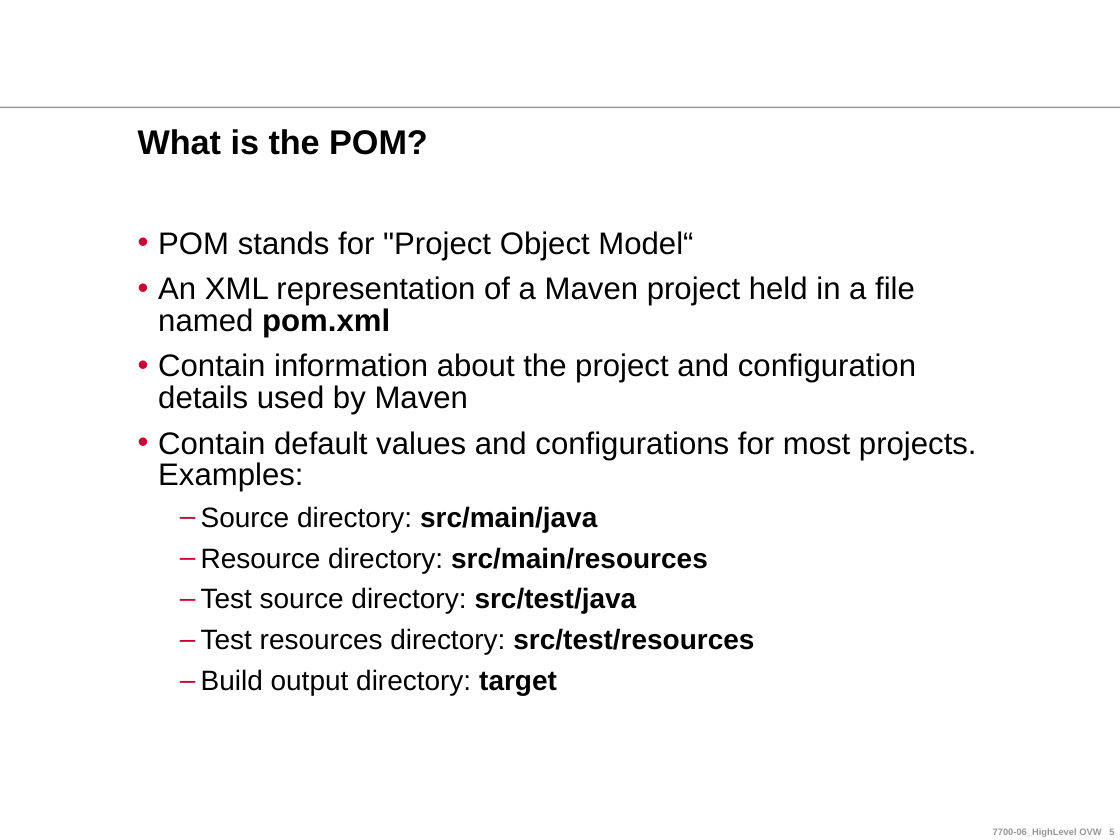
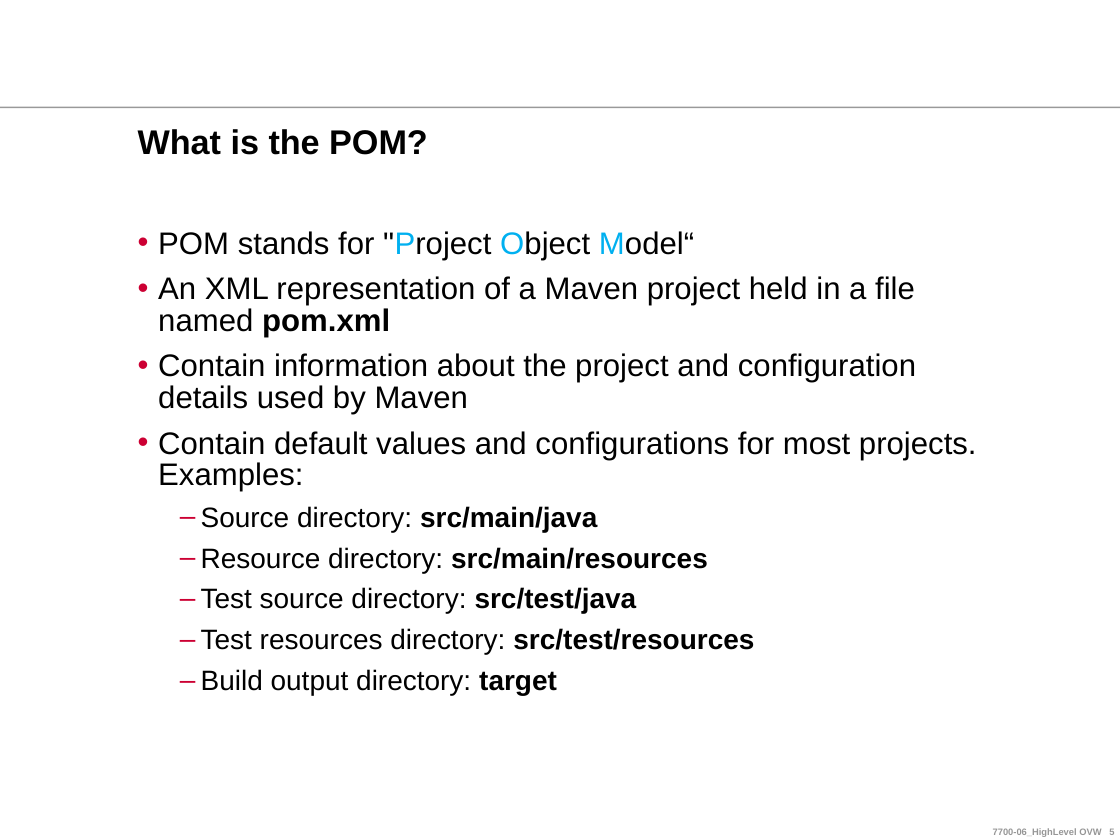
Before and after one commit to ndlongit/longnd-data, a slide deck: slide 5 of Document/Tutorial/[Presentation] Maven.ppt. Drawn at 1120x840 pixels with LibreOffice and Linux fonts; fonts in the diff are those of the drawing; background and template pictures are left out. Boxes give left, top, right and bottom in pixels: in the first picture for what was removed or moved away, otherwise in the second. Text is boxed around its words. In the diff, an @@ line names an element or a change of style, - is before the commit and + after.

```diff
--- a/Document/Tutorial/[Presentation] Maven.ppt
+++ b/Document/Tutorial/[Presentation] Maven.ppt
@@ text at bbox=[158, 231, 694, 260]: text colour #000000 to #00B0F0 in ""Project Object Model“" @@
```
Also in this commit, not shown: 3 other slides changed, 1 slide added.
